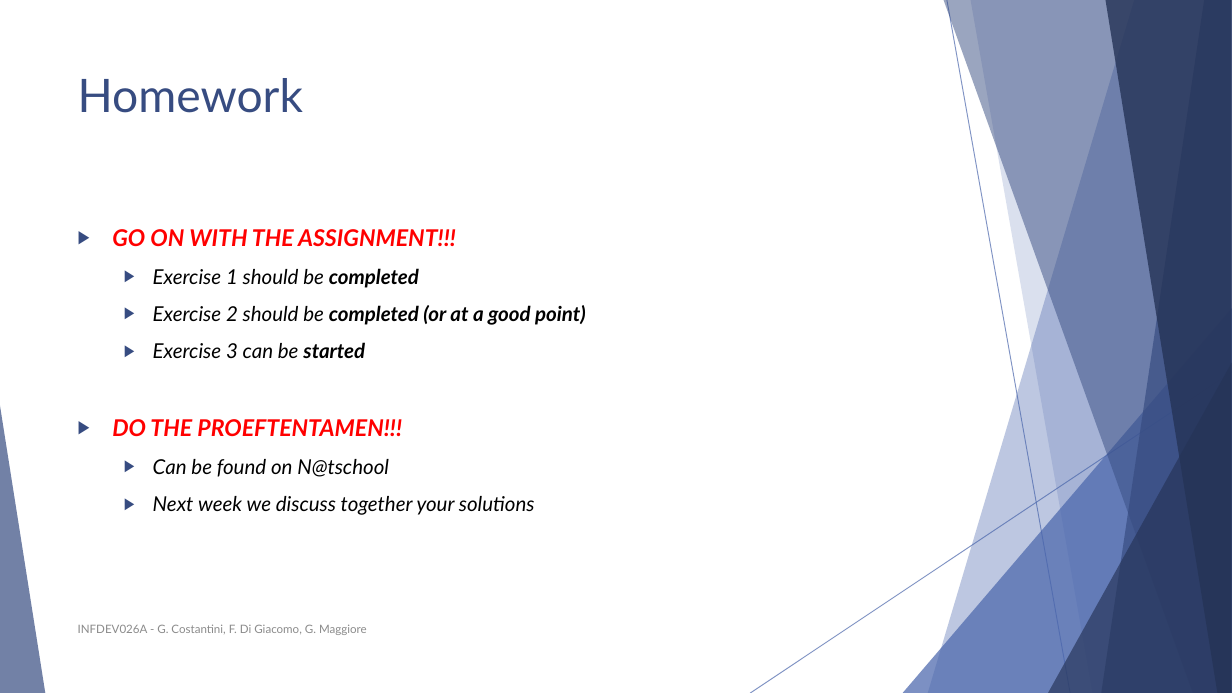
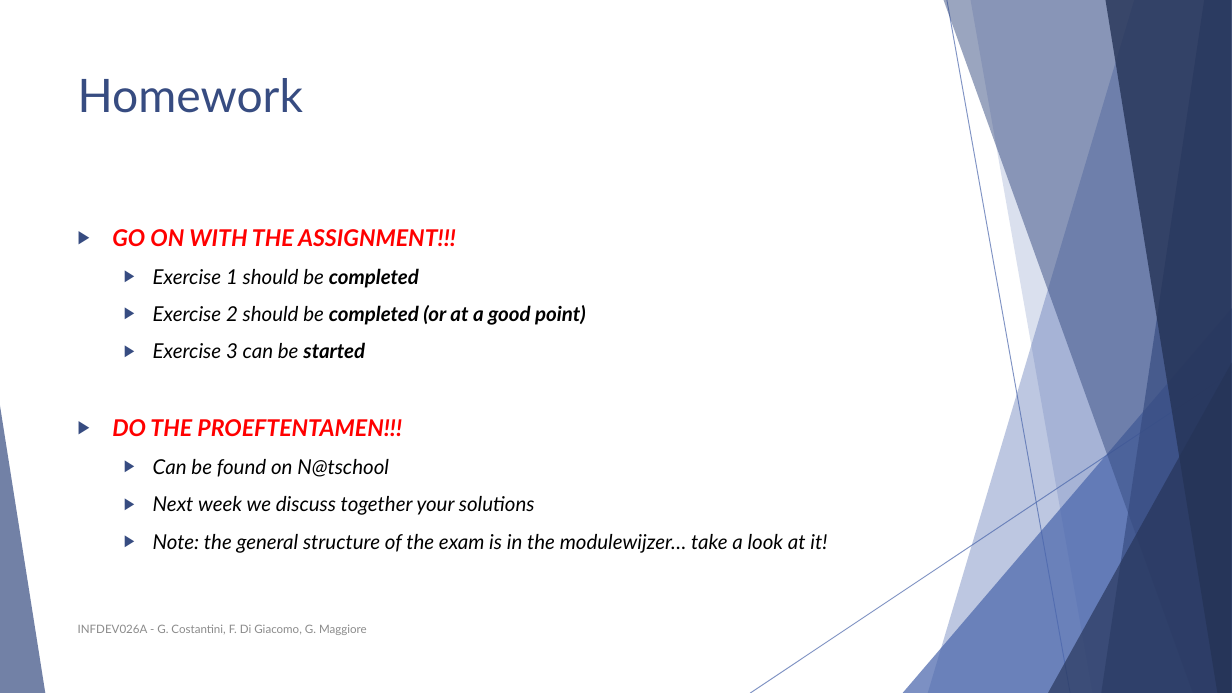
Before and after one commit to polyanos/INFDEV01-6A, a slide deck: slide 33 of Slides/Week 6 - Dynamic Programming, Floyd Warshall.pptx. Drawn at 1232x693 pixels with LibreOffice and Linux fonts; fonts in the diff are those of the drawing. Boxes give left, top, right and bottom in pixels: in the first picture for what was removed or moved away, otherwise in the second. Text is boxed around its words. In the diff, an @@ line names an element or a change of style, - is before the commit and + after.

```diff
--- a/Slides/Week 6 - Dynamic Programming, Floyd Warshall.pptx
+++ b/Slides/Week 6 - Dynamic Programming, Floyd Warshall.pptx
@@ text at box(153, 534, 827, 553): paragraph added @@
+  ▶ Note: the general structure of the exam is in the modulewijzer… take a look at it!
```
Also in this commit, not shown: 3 other slides changed.
